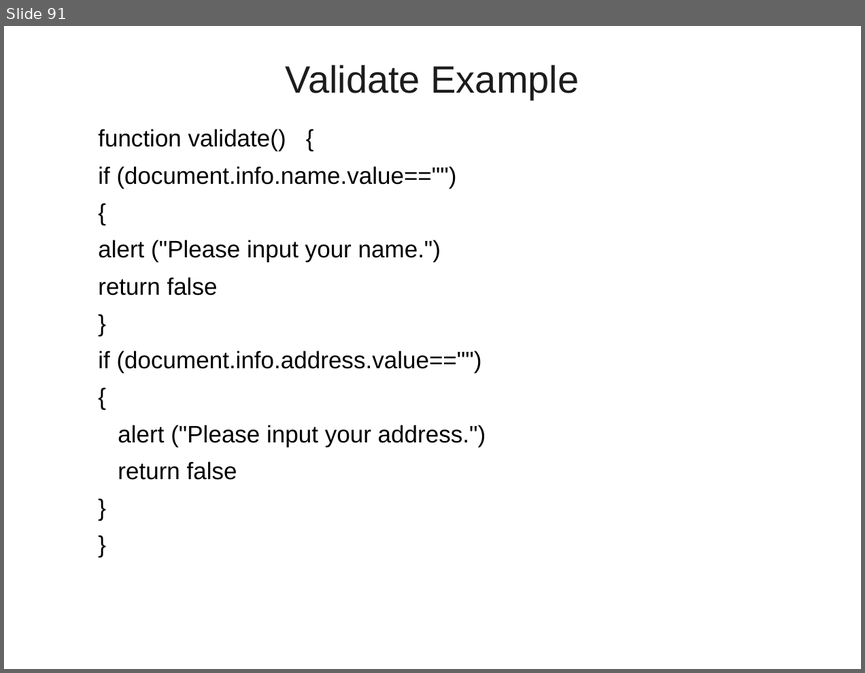
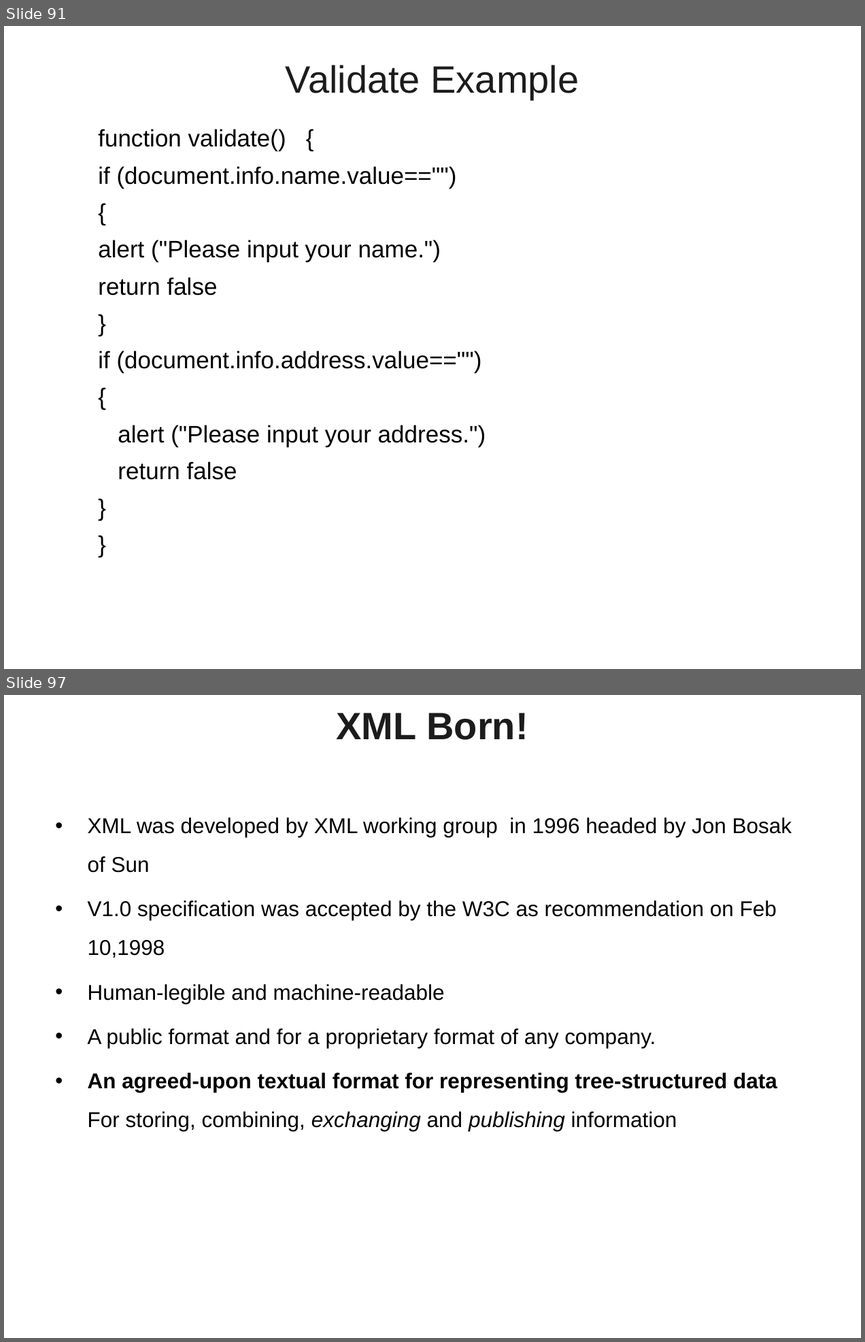
Before and after one commit to vatsanTraining/training_june_2022, a slide deck: JavaScript_Module_1.ppt. Shown one above the other, each under a label of ours: slide 91 before the commit, slides 91 and 97 after it; the slides between them are not shown. The pictures are 865x673 and 865x1342 pixels, drawn with LibreOffice and Linux fonts; fonts in the diff are those of the drawing; background and template pictures are left out. Boxes give left, top, right and bottom in pixels: in the first picture for what was removed or moved away, otherwise in the second. Text is boxed around its words. In the diff, an @@ line names an element or a change of style, - is before the commit and + after.

```diff
--- a/JavaScript_Module_1.ppt
+++ b/JavaScript_Module_1.ppt
@@ slide 97 added at box(4, 695, 861, 1338), background picture (left out) @@
@@ title added at box(337, 713, 528, 740), 32 pt, text #1C1C1C, bold @@
+XML Born!
@@ text added at box(88, 817, 792, 1131), 18 pt, text #000000 @@
+• XML was developed by XML working group in 1996 headed by Jon Bosak of Sun
+• V1.0 specification was accepted by the W3C as recommendation on Feb 10,1998
+• Human-legible and machine-readable
+• A public format and for a proprietary format of any company.
+• An agreed-upon textual format for representing tree-structured data For storing, combining, exchanging and publishing information
```
Also in this commit, not shown: 16 slides changed, 43 other slides added.
